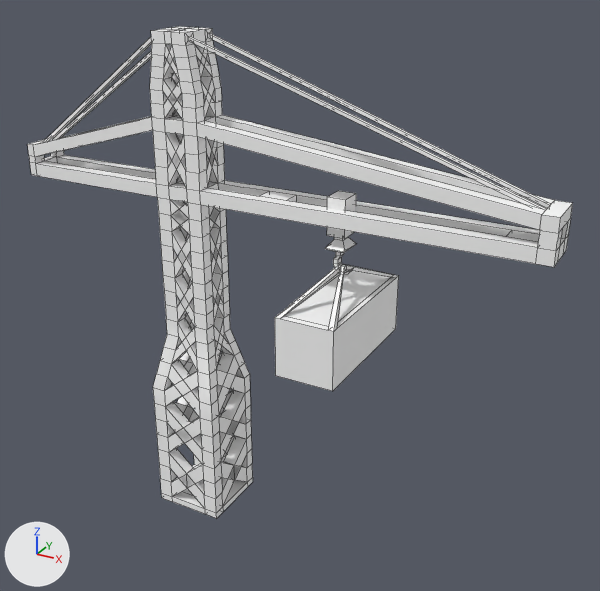
Two versions of the FBX model 3D Final Project/Assets/Models/ilw_crane.fbx, one commit apart.
The view is the same before and after, from a camera (50 mm lens) standing at (0.632, -0.856, 0.788) and looking at (0.146, 0.028, 0.346). Arrows for +X, +Y and +Z are at lower left; the lights stay in place. Both versions are drawn at frame 2 of the action 'Take 001'; the numbers are the values there. Mesh edges are drawn as thin lines. Vertices at the same position are counted once.

The older version as bpy lines, for what is in view:
```python
me_mesh = bpy.data.meshes.new('Mesh')
me_mesh.from_pydata(...)  # 1160 vertices, 954 faces; spans x -25.7..47.7, y -2.8..65.0, z -10.0..9.1
me_mesh.materials.append(mat_lambert3)  # its picture is missing
ob_crane = bpy.data.objects.new('crane', me_mesh)
ob_crane.location = (0.0, 0.0, 0.027)
ob_crane.rotation_euler = (1.571, 0.0, 0.0)  # degrees (90, 0, 0)
ob_crane.scale = (0.01, 0.01, 0.01)
```
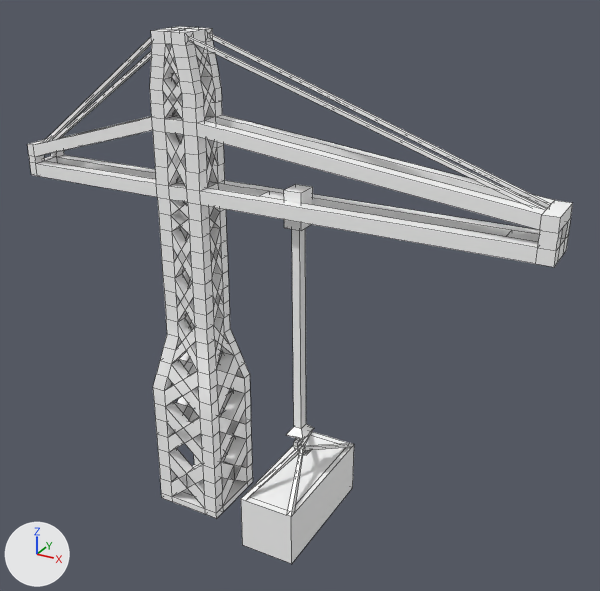
Location of each change, [x1, y1, x2, y2] in pixels of the pictures (600 x 591 px; the box of a moved part takes in the faces that stretch with it):
'crane', reshaped (9% taller)
    before: [27, 26, 573, 518]
    after: [27, 26, 573, 564]
part 1 of me_mesh, moved or reshaped
    before: [275, 264, 399, 391]
    after: [241, 431, 354, 564]
part 2 of me_mesh, moved or reshaped
    before: [327, 191, 356, 241]
    after: [284, 184, 313, 429]
part 3 of me_mesh, moved or reshaped
    before: [325, 238, 356, 274]
    after: [286, 424, 314, 455]

The change in detail:
me_mesh has 1160 vertices, 954 faces and spans x -25.7..47.7, y -2.8..65.0, z -10.0..9.1.
me_mesh is used by ob_crane; location (0.0, 0.0, 0.027); rotation (1.571, 0.0, 0.0), in degrees (90, 0, 0); scale (0.01, 0.01, 0.01).
me_mesh part 1: the loose piece of 32 vertices spanning x 17.7..25.5, y 26.4..38.6, z -10.0..9.1 is moved by (-5.7, -28.2, 0.0).
me_mesh part 2: 12 of the vertices in x 20.6..23.0, y 42.6..47.4, z -1.4..1.5 are moved by (-5.9, 0.0, 0.0).
me_mesh part 3: 48 of the vertices in x 20.5..23.4, y 37.6..42.0, z -1.6..1.7 are moved by (-5.7, -28.2, 0.0).
